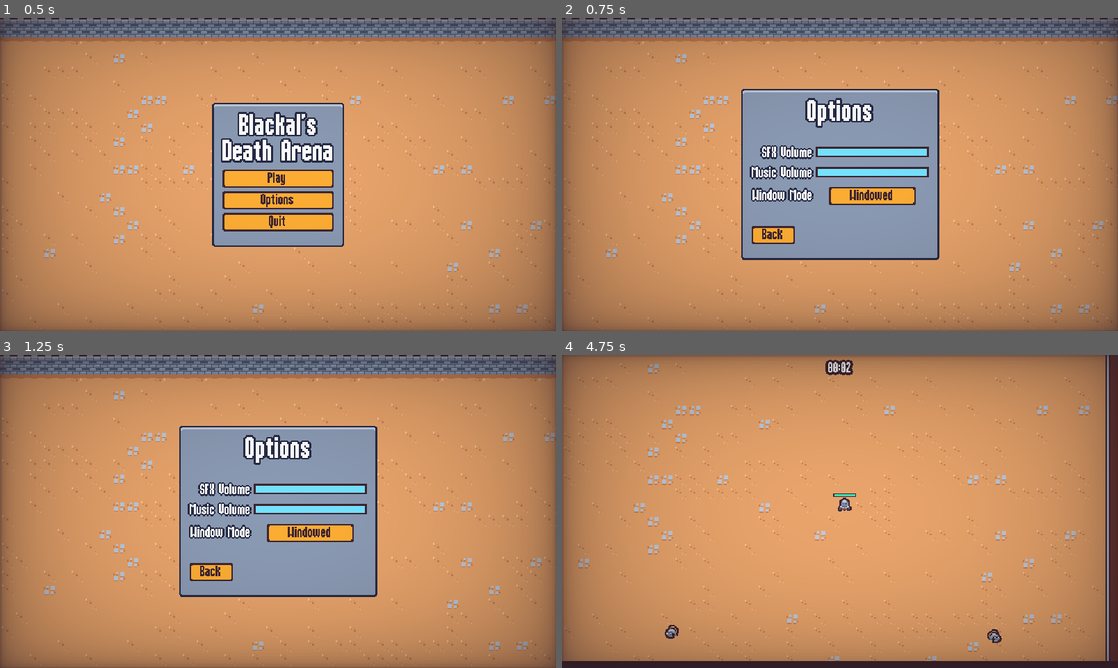
Above: before the commit, frames 1-4 (two rows, left to right).
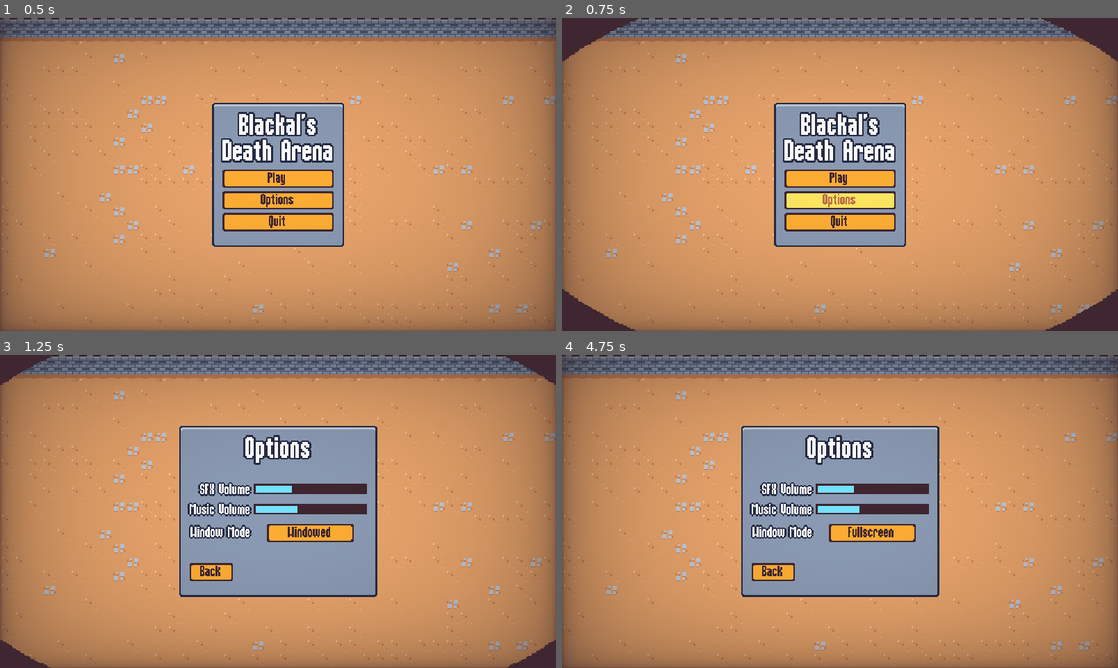
Above: after the commit, the same moments.

Repository: blackal83/godot_survivors_class
Game: Godot game, scene res://scenes/ui/main_menu.tscn
Two runs of this game, one before a commit and one after it. Both use one fixed random seed, a clock stepped at 60 frames per second and the inputs below.
Inputs (mouse positions are in pixels of both pictures, inside the frame that each line leads up to):
- Up to frame 1 (0.5 s): no input
- Up to frame 2 (0.75 s): click "Options" at 0.5 s
- Up to frame 3 (1.25 s): no input
- Up to frame 4 (4.75 s): click "Back" at 1.25 s; click "Play" at 2 s; click (840, 514) at 2.75 s, where only the run after the commit has a clickable "Play"; click (873, 533) at 3.5 s, where only the run after the commit has a clickable "Windowed"; move the mouse to (962, 495) at 4.27 s; press the mouse at (962, 495) at 4.28 s; hold D (move_right) from 4.28 s (still down)

Frame 1 is identical in both runs. In frame 2, 19% of the frame differs, in the area x 0-100%, y 0-100%; in frame 3, 2.1%; in frame 4, 34%.

Commit message:
adding structure for meta progression (lesson 66/67)

Diff:
--- a/default_bus_layout.tres
+++ b/default_bus_layout.tres
@@ -5,11 +5,11 @@
 bus/1/solo = false
 bus/1/mute = false
 bus/1/bypass_fx = false
-bus/1/volume_db = 0.0
+bus/1/volume_db = -8.79367
 bus/1/send = &"Master"
 bus/2/name = &"music"
 bus/2/solo = false
 bus/2/mute = false
 bus/2/bypass_fx = false
-bus/2/volume_db = 0.0
+bus/2/volume_db = -8.00903
 bus/2/send = &"Master"
--- a/project.godot
+++ b/project.godot
@@ -12,12 +12,16 @@
 
 config/name="2dSurvivorsCourse"
 run/main_scene="res://scenes/ui/main_menu.tscn"
+config/use_custom_user_dir=true
+config/custom_user_dir_name="BlackalsDeathArena"
 config/features=PackedStringArray("4.2", "Forward Plus")
 
 [autoload]
 
 GameEvents="*res://scenes/autoload/game_events.tscn"
 MusicPlayer="*res://scenes/autoload/music_player.tscn"
+ScreenTransition="*res://scenes/autoload/screen_transition.tscn"
+MetaProgression="*res://scenes/autoload/meta_progression.tscn"
 
 [debug]
 
--- /dev/null
+++ b/resources/meta_upgrades/exp_gain.tres
@@ -0,0 +1,10 @@
+[gd_resource type="Resource" load_steps=2 format=3 uid="uid://b1jcm0tb17vv3"]
+
+[ext_resource type="Script" path="res://resources/meta_upgrades/meta_upgrade.gd" id="1_s4leq"]
+
+[resource]
+script = ExtResource("1_s4leq")
+id = "experience_gain"
+max_quantity = 1
+title = "Increase Exp Drop"
+description = "Increases experience vial drop rate by 10%"
--- /dev/null
+++ b/resources/meta_upgrades/meta_upgrade.gd
@@ -0,0 +1,7 @@
+extends Resource
+class_name MetaUpgrade
+
+@export var id: String
+@export var max_quantity: int
+@export var title: String
+@export_multiline var description: String
--- /dev/null
+++ b/scenes/autoload/meta_progression.gd
@@ -0,0 +1,35 @@
+extends Node
+
+const SAVE_FILE_PATH = "user://BlackalsDeathArena.save"
+
+var save_data: Dictionary = {
+	"meta_upgrade_currency": 0,
+	"meta_upgrades": {}
+}
+
+func _ready():
+	GameEvents.exp_vial_collected.connect(on_exp_collected)
+	load_save_file()
+
+func load_save_file():
+	if !FileAccess.file_exists(SAVE_FILE_PATH):
+		return
+	var file = FileAccess.open(SAVE_FILE_PATH, FileAccess.READ)
+	save_data = file.get_var()
+	print(save_data)
+
+func save():
+	var file = FileAccess.open(SAVE_FILE_PATH, FileAccess.WRITE)
+	file.store_var(save_data)
+
+func add_meta_upgrade(upgrade: MetaUpgrade):
+	if !save_data["meta_upgrades"].has(upgrade.id):
+		save_data["meta_upgrades"][upgrade.id] = {
+			"quantity": 0
+		}
+
+	save_data["meta_upgrades"][upgrade.id]["quantity"] += 1
+
+
+func on_exp_collected(number: float):
+	save_data["meta_upgrade_currency"] += number
--- /dev/null
+++ b/scenes/autoload/meta_progression.tscn
@@ -0,0 +1,6 @@
+[gd_scene load_steps=2 format=3 uid="uid://cdfnnnfaf3cqj"]
+
+[ext_resource type="Script" path="res://scenes/autoload/meta_progression.gd" id="1_1fwp2"]
+
+[node name="MetaProgression" type="Node"]
+script = ExtResource("1_1fwp2")
--- /dev/null
+++ b/scenes/autoload/screen_transition.gd
@@ -0,0 +1,17 @@
+extends CanvasLayer
+
+@onready var animation_player = $AnimationPlayer
+
+signal transitioned_halfway
+
+func transition():
+	$ColorRect.visible = true
+
+	animation_player.play("default")
+	await animation_player.animation_finished
+	transitioned_halfway.emit()
+
+	animation_player.play_backwards("default")
+	await animation_player.animation_finished
+
+	$ColorRect.visible = false
--- /dev/null
+++ b/scenes/autoload/screen_transition.gdshader
@@ -0,0 +1,16 @@
+shader_type canvas_item;
+
+uniform vec4 transition_color: source_color;
+uniform sampler2D transition_texture: filter_nearest;
+uniform float percent: hint_range(0.0, 1.0);
+
+void fragment() {
+	vec4 transition_texture_color = texture(transition_texture, UV);
+	if (transition_texture_color.r > percent) {
+		COLOR.a = 0.0;
+	}
+	else {
+		COLOR = transition_color;
+	}
+	// Called for every pixel the material is visible on.
+}
--- /dev/null
+++ b/scenes/autoload/screen_transition.tscn
@@ -0,0 +1,68 @@
+[gd_scene load_steps=8 format=3 uid="uid://fbywosvnt8gp"]
+
+[ext_resource type="Script" path="res://scenes/autoload/screen_transition.gd" id="1_3m3pi"]
+[ext_resource type="Shader" path="res://scenes/autoload/screen_transition.gdshader" id="1_nvdad"]
+[ext_resource type="Texture2D" uid="uid://bpv8xnf7jowun" path="res://assets/ui/screen_transition.png" id="2_jpe0v"]
+
+[sub_resource type="Animation" id="Animation_4mw6f"]
+resource_name = "default"
+length = 0.4
+step = 0.01
+tracks/0/type = "value"
+tracks/0/imported = false
+tracks/0/enabled = true
+tracks/0/path = NodePath("ColorRect:material:shader_parameter/percent")
+tracks/0/interp = 1
+tracks/0/loop_wrap = true
+tracks/0/keys = {
+"times": PackedFloat32Array(0, 0.4),
+"transitions": PackedFloat32Array(2, 1),
+"update": 0,
+"values": [0.0, 1.0]
+}
+
+[sub_resource type="Animation" id="Animation_3bimy"]
+length = 0.001
+tracks/0/type = "value"
+tracks/0/imported = false
+tracks/0/enabled = true
+tracks/0/path = NodePath("ColorRect:material:shader_parameter/percent")
+tracks/0/interp = 1
+tracks/0/loop_wrap = true
+tracks/0/keys = {
+"times": PackedFloat32Array(0),
+"transitions": PackedFloat32Array(1),
+"update": 0,
+"values": [0.0]
+}
+
+[sub_resource type="AnimationLibrary" id="AnimationLibrary_uvnri"]
+_data = {
+"RESET": SubResource("Animation_3bimy"),
+"default": SubResource("Animation_4mw6f")
+}
+
+[sub_resource type="ShaderMaterial" id="ShaderMaterial_7y1dm"]
+shader = ExtResource("1_nvdad")
+shader_parameter/transition_color = Color(0.247059, 0.14902, 0.192157, 1)
+shader_parameter/percent = 0.0
+shader_parameter/transition_texture = ExtResource("2_jpe0v")
+
+[node name="ScreenTransition" type="CanvasLayer"]
+process_mode = 3
+layer = 5
+script = ExtResource("1_3m3pi")
+
+[node name="AnimationPlayer" type="AnimationPlayer" parent="."]
+libraries = {
+"": SubResource("AnimationLibrary_uvnri")
+}
+
+[node name="ColorRect" type="ColorRect" parent="."]
+visible = false
+material = SubResource("ShaderMaterial_7y1dm")
+anchors_preset = 15
+anchor_right = 1.0
+anchor_bottom = 1.0
+grow_horizontal = 2
+grow_vertical = 2
--- a/scenes/game_object/basic_enemy/basic_enemy.tscn
+++ b/scenes/game_object/basic_enemy/basic_enemy.tscn
@@ -111,6 +111,7 @@
 [node name="VelocityComponent" parent="." instance=ExtResource("4_5xl2q")]
 
 [node name="VialDropComponent" parent="." node_paths=PackedStringArray("health_comp") instance=ExtResource("3_fdfts")]
+drop_percent = 0.35
 health_comp = NodePath("../HealthComponent")
 
 [node name="DeathComponent" parent="." node_paths=PackedStringArray("health_component", "sprite") instance=ExtResource("4_hjsd4")]
@@ -118,7 +119,6 @@
 sprite = NodePath("../Visuals/Sprite2D")
 
 [node name="HitRandomAudioPlayerComponent" parent="." instance=ExtResource("10_nv7em")]
-max_distance = 300.0
 streams = Array[AudioStream]([ExtResource("10_oo8rf"), ExtResource("12_280jp"), ExtResource("13_21nbe"), ExtResource("14_jk4q1"), ExtResource("15_mqixs")])
 
 [node name="HurtboxComponent" parent="." node_paths=PackedStringArray("health_comp") instance=ExtResource("4_eujfs")]
--- a/scenes/main/main.gd
+++ b/scenes/main/main.gd
@@ -16,3 +16,4 @@
 	var end_screen_inst = end_screen_scene.instantiate()
 	add_child(end_screen_inst)
 	end_screen_inst.set_defeat()
+	MetaProgression.save()
--- a/scenes/manager/arena_time_manager.gd
+++ b/scenes/manager/arena_time_manager.gd
@@ -29,3 +29,4 @@
 	var end_screen_inst = end_screen_scene.instantiate()
 	add_child(end_screen_inst)
 	end_screen_inst.play_jingle()
+	MetaProgression.save()
--- a/scenes/ui/end_screen.gd
+++ b/scenes/ui/end_screen.gd
@@ -27,6 +27,8 @@
 		$VictoryStreamPlayer.play()
 
 func on_restart_button_pressed():
+	ScreenTransition.transition()
+	await ScreenTransition.transitioned_halfway
 	get_tree().paused = false
 	get_tree().change_scene_to_file("res://scenes/main/main.tscn")
 
--- a/scenes/ui/main_menu.gd
+++ b/scenes/ui/main_menu.gd
@@ -9,9 +9,13 @@
 	$%QuitButton.pressed.connect(on_quit_pressed)
 
 func on_play_pressed():
+	ScreenTransition.transition()
+	await ScreenTransition.transitioned_halfway
 	get_tree().change_scene_to_file("res://scenes/main/main.tscn")
 
 func on_options_pressed():
+	ScreenTransition.transition()
+	await ScreenTransition.transitioned_halfway
 	var options_inst = options_scene.instantiate()
 	add_child(options_inst)
 	options_inst.back_pressed.connect(on_options_closed.bind(options_inst))
--- a/scenes/ui/options_menu.gd
+++ b/scenes/ui/options_menu.gd
@@ -53,5 +53,7 @@
 	update_display()
 
 func on_back_button_pressed():
+	ScreenTransition.transition()
+	await ScreenTransition.transitioned_halfway
 	back_pressed.emit()
 	#queue_free()
--- a/scenes/ui/pause_menu.gd
+++ b/scenes/ui/pause_menu.gd
@@ -43,6 +43,8 @@
 	close()
 
 func on_options_pressed():
+	ScreenTransition.transition()
+	await ScreenTransition.transitioned_halfway
 	var options_inst = options_scene.instantiate()
 	add_child(options_inst)
 	options_inst.back_pressed.connect(on_options_closed.bind(options_inst))
Binary file added: assets/ui/screen_transition.png
Not shown, added: assets/ui/screen_transition.png.import
